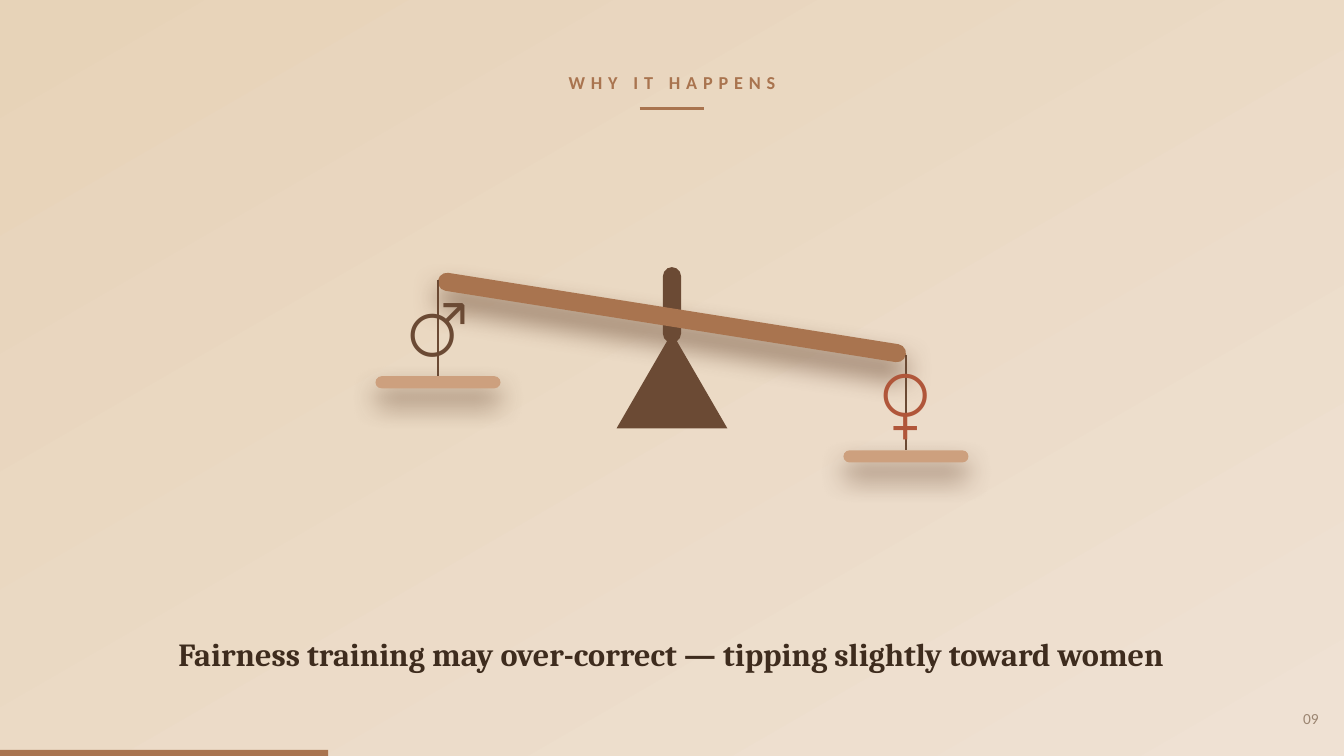
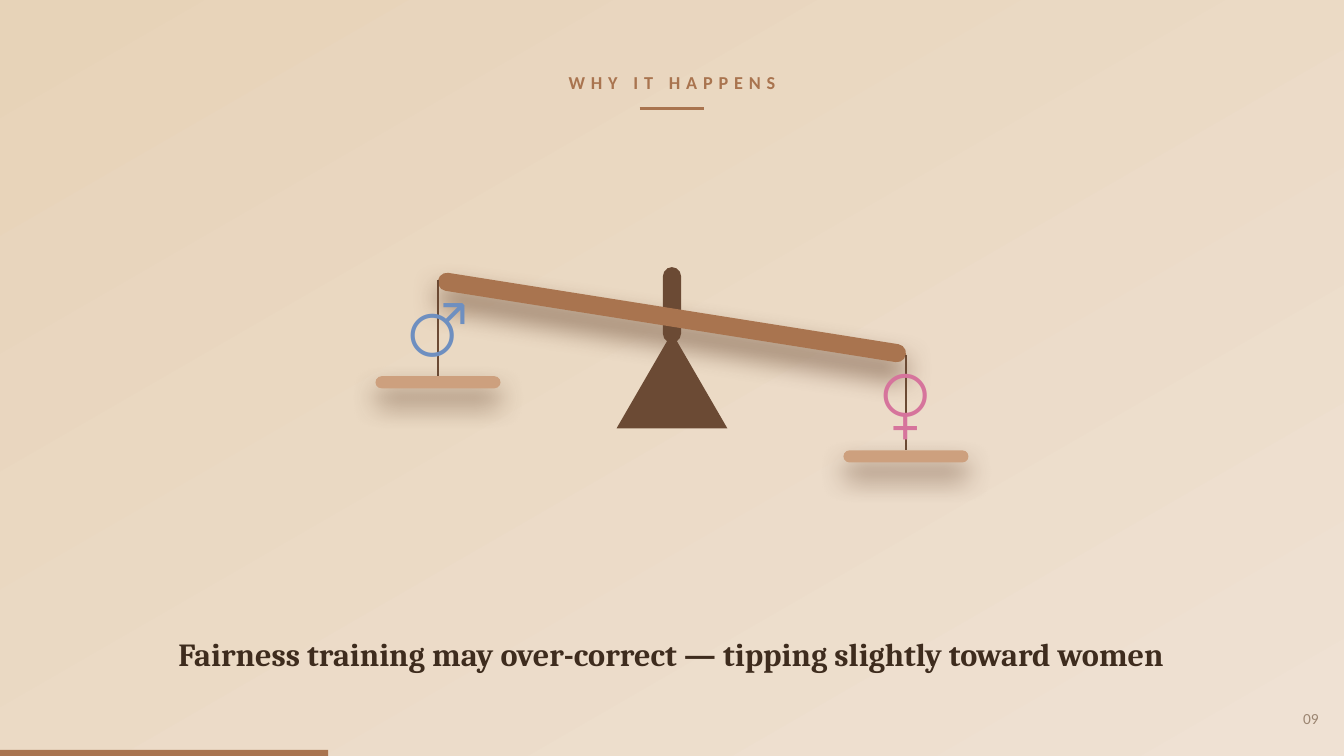
Before and after one commit to pwagle16/visual_communication, a slide deck: slide 9 of presentation/gender_bias_llm_hiring.pptx. Drawn at 1344x756 pixels with LibreOffice and Linux fonts; fonts in the diff are those of the drawing. Boxes give left, top, right and bottom in pixels: in the first picture for what was removed or moved away, otherwise in the second. Text is boxed around its words. In the diff, an @@ line names an element or a change of style, - is before the commit and + after.

```diff
--- a/presentation/gender_bias_llm_hiring.pptx
+++ b/presentation/gender_bias_llm_hiring.pptx
@@ text "♂" at (358, 280, 519, 371): text colour #6B4A34 to #6E8FC0 @@
@@ text "♀" at (826, 355, 987, 446): text colour #B0563A to #D6749C @@
```
Also in this commit, not shown: 5 other slides changed, 1 other file.
